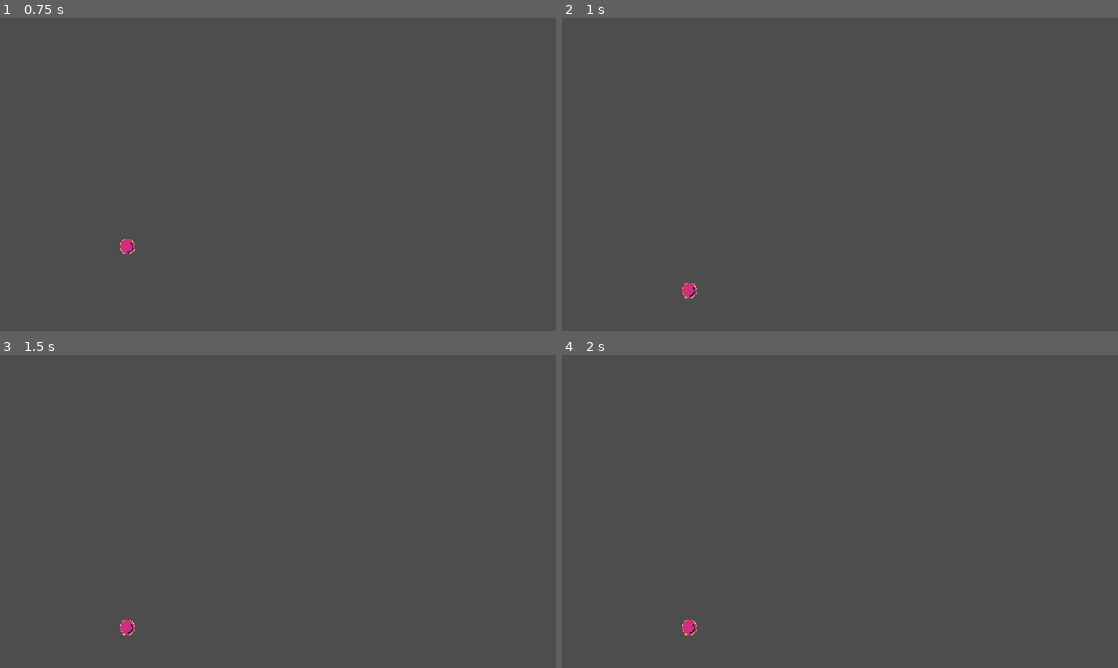
Above: before the commit, frames 1-4 (two rows, left to right).
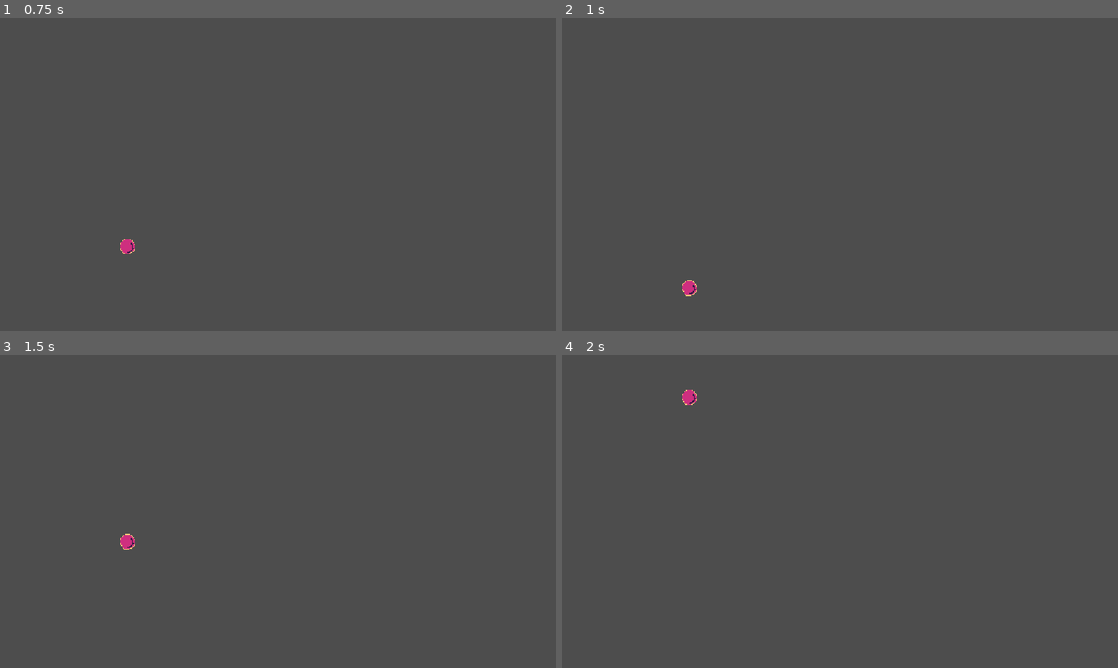
Above: after the commit, the same moments.

Repository: Unknown-device/Haven-game
Game: Godot game, scene res://main.tscn
Same seed, same stepped clock (60 frames per second), same inputs: the game is played once before the commit and once after it.
Inputs:
- Up to frame 1 (0.75 s): no input
- Up to frame 2 (1 s): no input
- Up to frame 3 (1.5 s): no input
- Up to frame 4 (2 s): no input

Frame 1 is identical in both runs. In frame 2, less than 0.1% of the frame differs, in the area x 21-25%, y 83-90%; in frame 3, 0.2%, in the area x 21-25%, y 57-90%; in frame 4, 0.2%.

Commit message:
bouncy bouncy bally, yayyyy!!!

Diff:
--- a/ball.tscn
+++ b/ball.tscn
@@ -16,7 +16,7 @@
 [sub_resource type="CircleShape2D" id="CircleShape2D_mojyh"]
 radius = 16.0
 
-[node name="Ball" type="RigidBody2D" unique_id=520232695]
+[node name="Ball" type="RigidBody2D" unique_id=520232695 groups=["ball"]]
 metadata/polarity = -1
 
 [node name="AnimatedSprite2D" type="AnimatedSprite2D" parent="." unique_id=1214180839]
--- a/fall.gd
+++ b/fall.gd
@@ -1,11 +1,20 @@
-extends Node
+extends RigidBody2D
 
 
 # Called when the node enters the scene tree for the first time.
 func _ready() -> void:
-	pass # Replace with function body.
+	contact_monitor = true
+	max_contacts_reported = 4
+	body_entered.connect(_on_body_entered)
 
 
 # Called every frame. 'delta' is the elapsed time since the previous frame.
 func _process(delta: float) -> void:
 	pass
+
+func _on_body_entered(body: Node) -> void:
+	print(body.get_path())
+	if body == $"../Pluspol":
+		self.gravity_scale = -1
+	if body == $"../Minuspol":
+		self.gravity_scale = 1
--- a/main.tscn
+++ b/main.tscn
@@ -2,6 +2,7 @@
 
 [ext_resource type="PackedScene" uid="uid://neafyrt5gjco" path="res://ball.tscn" id="1_0xm2m"]
 [ext_resource type="PackedScene" uid="uid://bfuywkg4nxid7" path="res://pol.tscn" id="2_h2yge"]
+[ext_resource type="Script" uid="uid://rxm52wuppdwv" path="res://fall.gd" id="3_h2yge"]
 
 [node name="Node2D" type="Node2D" unique_id=663734214]
 
@@ -17,3 +18,4 @@
 
 [node name="Ball" parent="." unique_id=293557840 instance=ExtResource("1_0xm2m")]
 position = Vector2(263.8011, 206.28915)
+script = ExtResource("3_h2yge")
--- a/project.godot
+++ b/project.godot
@@ -20,6 +20,10 @@
 window/stretch/mode="canvas_items"
 window/stretch/aspect="expand"
 
+[global_group]
+
+ball=""
+
 [physics]
 
 3d/physics_engine="Jolt Physics"
